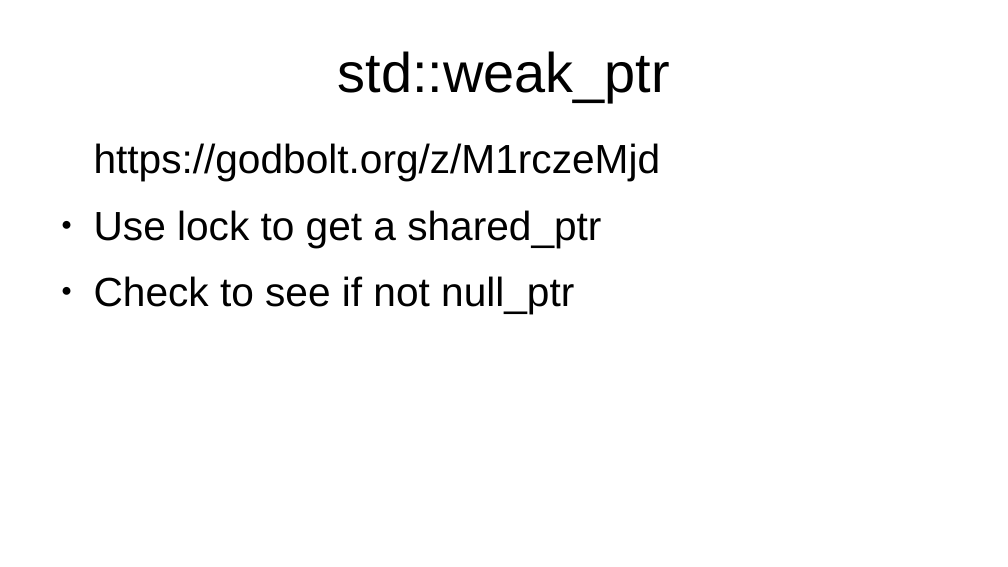
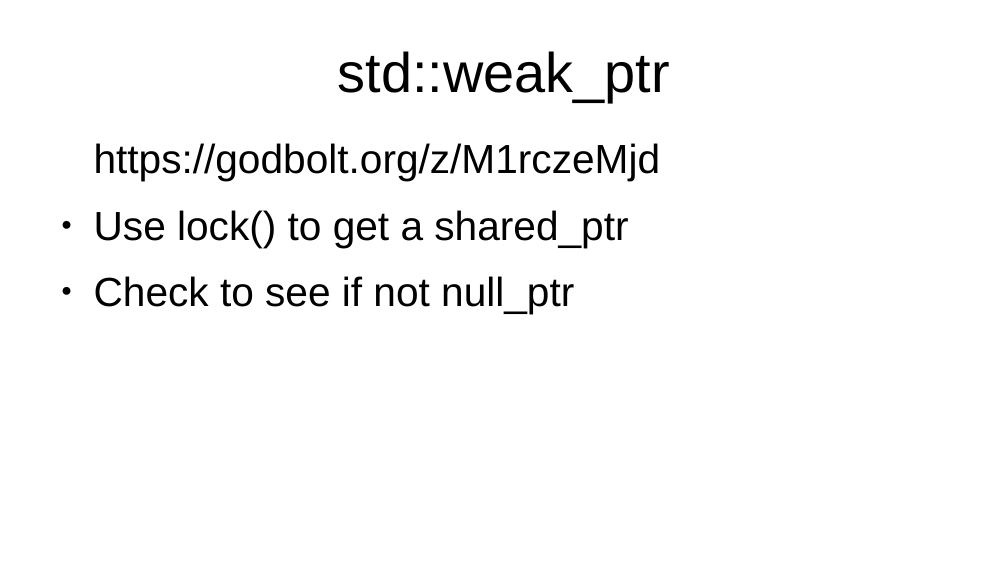
Before and after one commit to marcpawl/nullptr, a slide deck: slide 19 of slideshow.odp (slide 15 before the commit). Drawn at 1008x567 pixels with LibreOffice and Linux fonts; fonts in the diff are those of the drawing. Boxes give left, top, right and bottom in pixels: in the first picture for what was removed or moved away, otherwise in the second. Text is boxed around its words. In the diff, an @@ line names an element or a change of style, - is before the commit and + after.

Commit message:
More slides showing shared_ptr, and owner and borrower

```diff
--- a/slideshow.odp
+++ b/slideshow.odp
@@ text at [94,210,628,247]: text changed @@
-● Use lock to get a shared_ptr
+● Use lock() to get a shared_ptr
```
Also in this commit, not shown: 5 other slides changed, 7 slides added, 1 slide removed.
